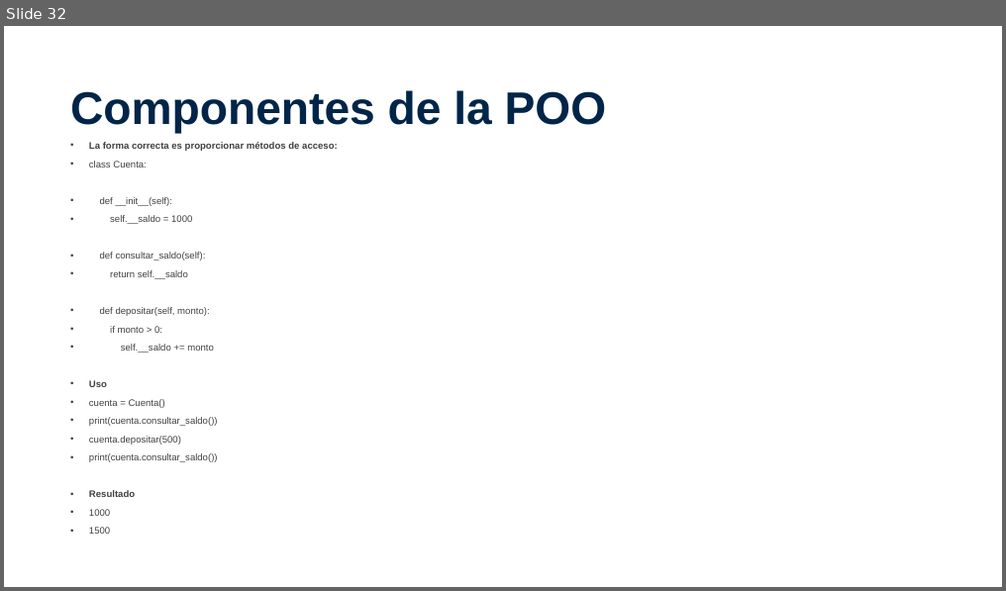
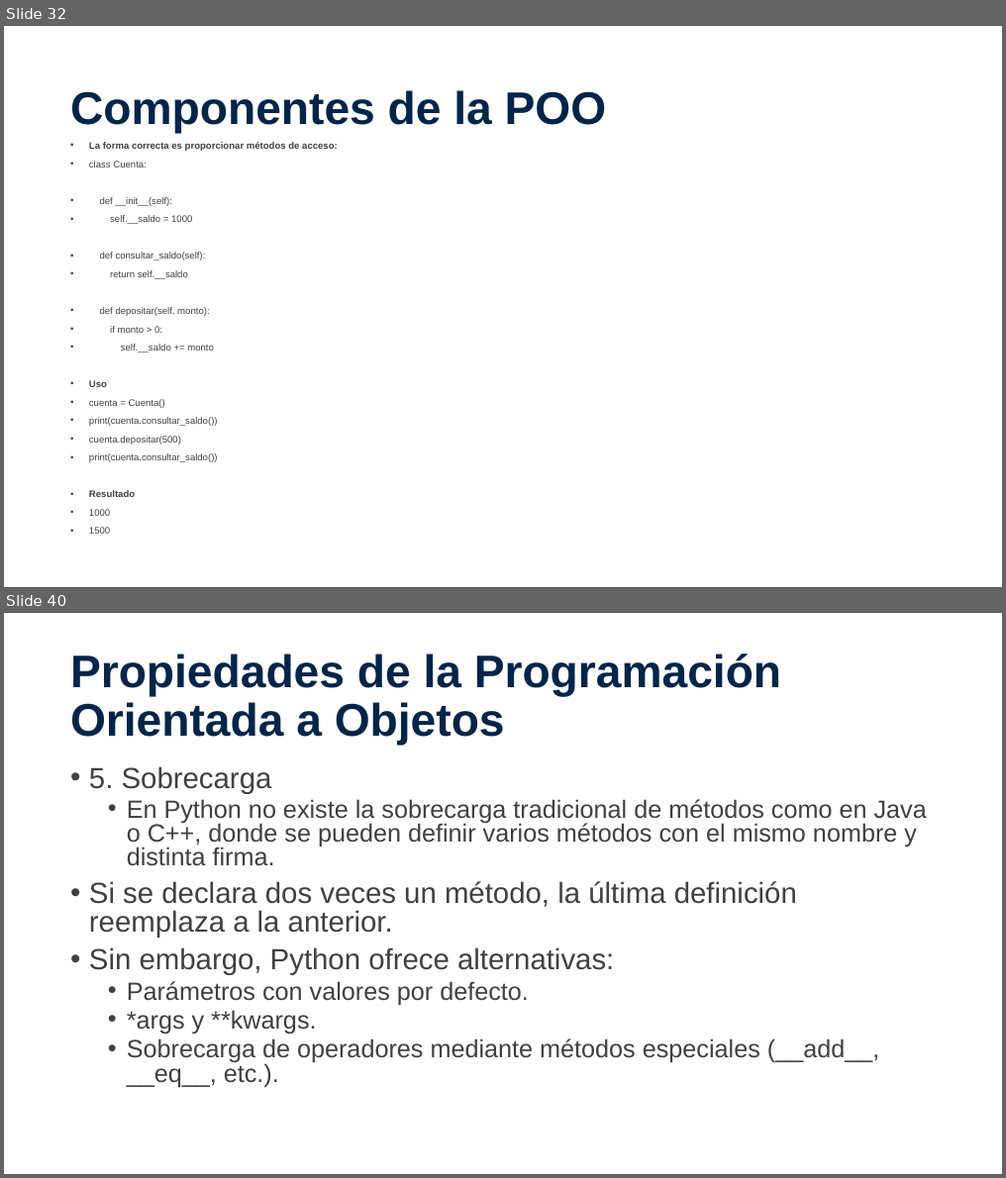
Before and after one commit to VictorBorquez-VBH/Taller-Programacion-Python-AIEP, a slide deck: POO_01.pptx. Shown one above the other, each under a label of ours: slide 32 before the commit, slides 32 and 40 after it; the slides between them are not shown. The pictures are 1006x591 and 1006x1178 pixels, drawn with LibreOffice and Linux fonts; fonts in the diff are those of the drawing; background and template pictures are left out. Boxes give left, top, right and bottom in pixels: in the first picture for what was removed or moved away, otherwise in the second. Text is boxed around its words. In the diff, an @@ line names an element or a change of style, - is before the commit and + after.

```diff
--- a/POO_01.pptx
+++ b/POO_01.pptx
@@ slide 40 added at <box>4,613,1002,1174</box>, background picture (left out) @@
@@ title added at <box>70,654,781,746</box>, 44 pt, text #002548, bold @@
+Propiedades de la Programación Orientada a Objetos
@@ text added at <box>89,766,927,1087</box>, 24 pt, text #404040 @@
+• 5. Sobrecarga
+  • En Python no existe la sobrecarga tradicional de métodos como en Java o C++, donde se pueden definir varios métodos con el mismo nombre y distinta firma.
+• Si se declara dos veces un método, la última definición reemplaza a la anterior.
+• Sin embargo, Python ofrece alternativas:
+  • Parámetros con valores por defecto.
+  • *args y **kwargs.
+  • Sobrecarga de operadores mediante métodos especiales (__add__, __eq__, etc.).
```
Also in this commit, not shown: 1 slide changed, 12 other slides added, 1 slide removed, 7 other files.
